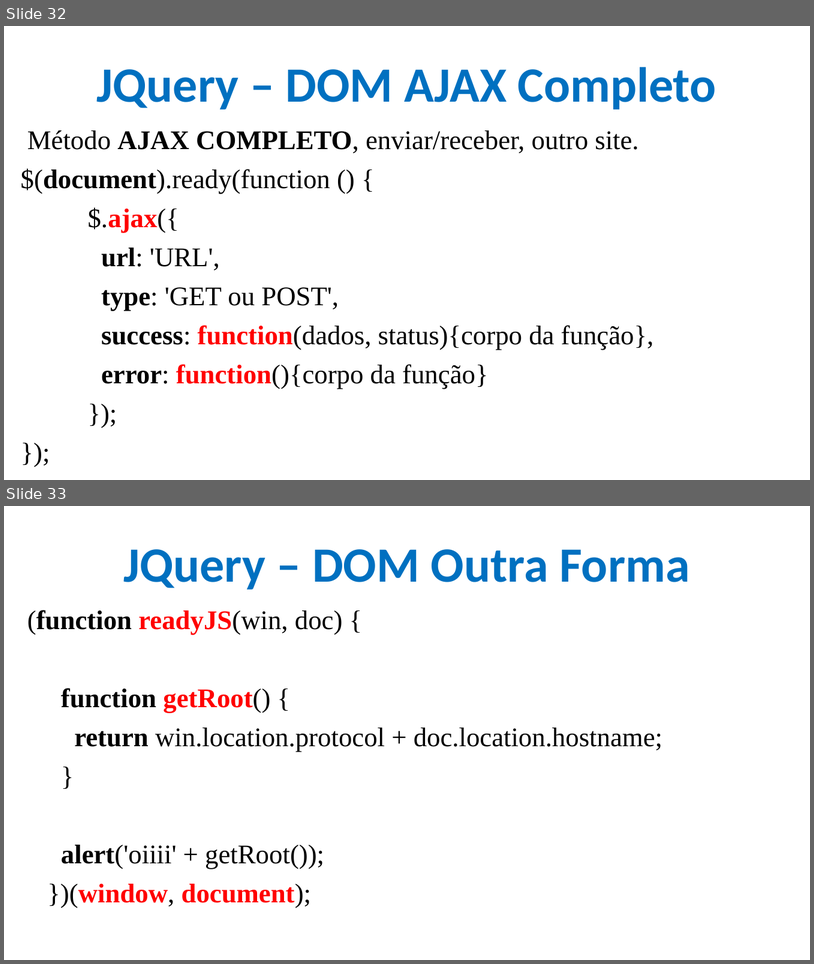
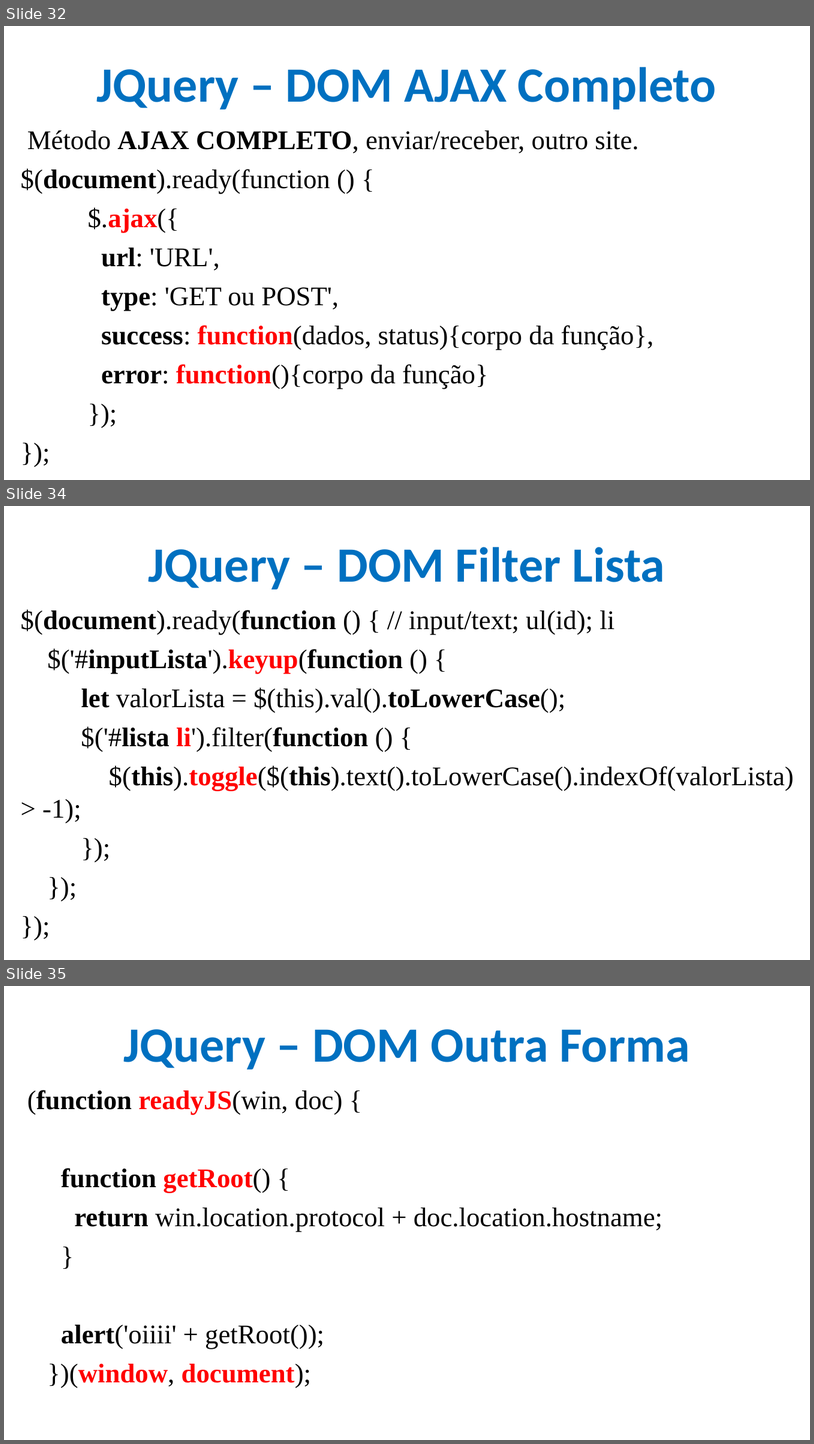
Before and after one commit to CloudEducationBrazil/WydenDesenvolvimentoWebPHP, a slide deck: 01 Classes/Aula 11 Desenvolvimento Web PHP - JQuery.pptx. Shown one above the other, each under a label of ours: slides 32 and 33 before the commit, slides 32, 34 and 35 after it; the slides between them are not shown. The pictures are 814x964 and 814x1444 pixels, drawn with LibreOffice and Linux fonts; fonts in the diff are those of the drawing; background and template pictures are left out. Boxes give left, top, right and bottom in pixels: in the first picture for what was removed or moved away, otherwise in the second. Text is boxed around its words. In the diff, an @@ line names an element or a change of style, - is before the commit and + after.

Commit message:
ppt DOM JQuery

```diff
--- a/01 Classes/Aula 11 Desenvolvimento Web PHP - JQuery.pptx
+++ b/01 Classes/Aula 11 Desenvolvimento Web PHP - JQuery.pptx
@@ slide 34 added at (4,506,810,960), background picture (left out) @@
@@ title added at (148,547,665,589), 44 pt, text #0070C0, bold @@
+JQuery – DOM Filter Lista
@@ text added at (21,609,794,823), 24 pt, text #000000 @@
+$(document).ready(function () { // input/text; ul(id); li
+$('#inputLista').keyup(function () {
+let valorLista = $(this).val().toLowerCase();
+$('#lista li').filter(function () {
+$(this).toggle($(this).text().toLowerCase().indexOf(valorLista) > -1);
+});
+});
+});
@@ what was slide 33 is now slide 35 @@
```
Also in this commit, not shown: 1 other slide added, 2 other files.
